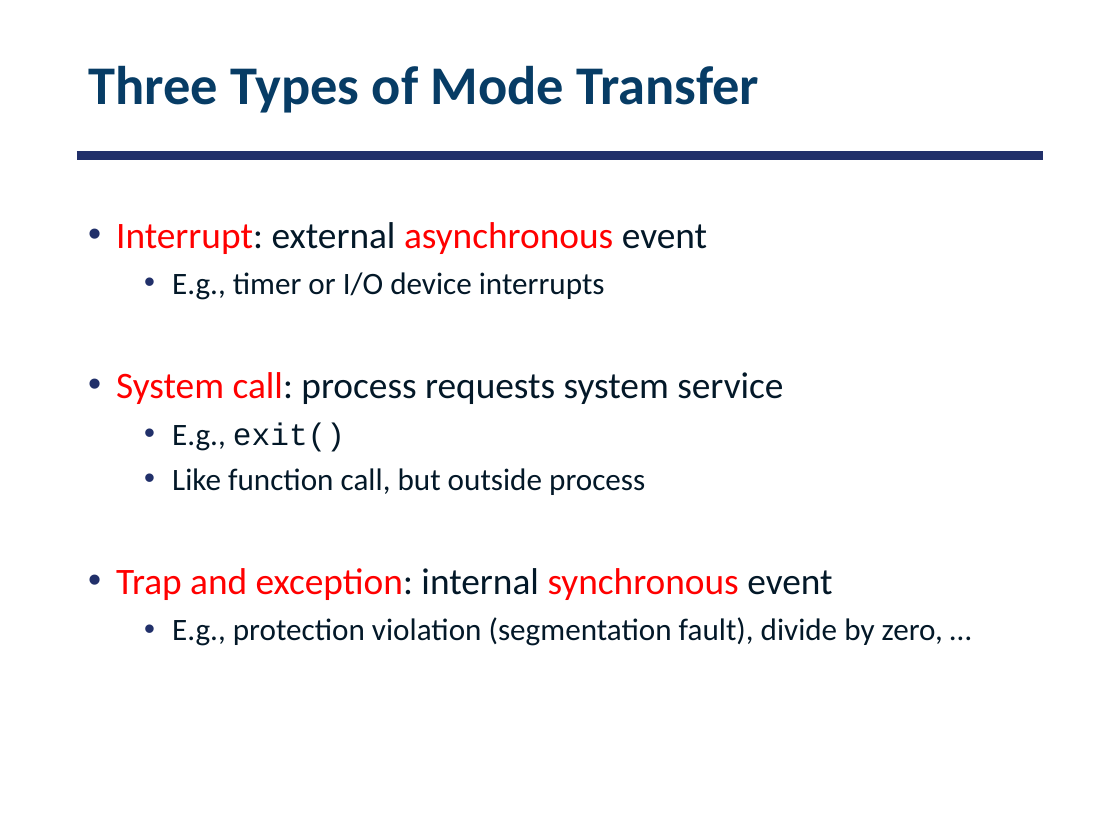
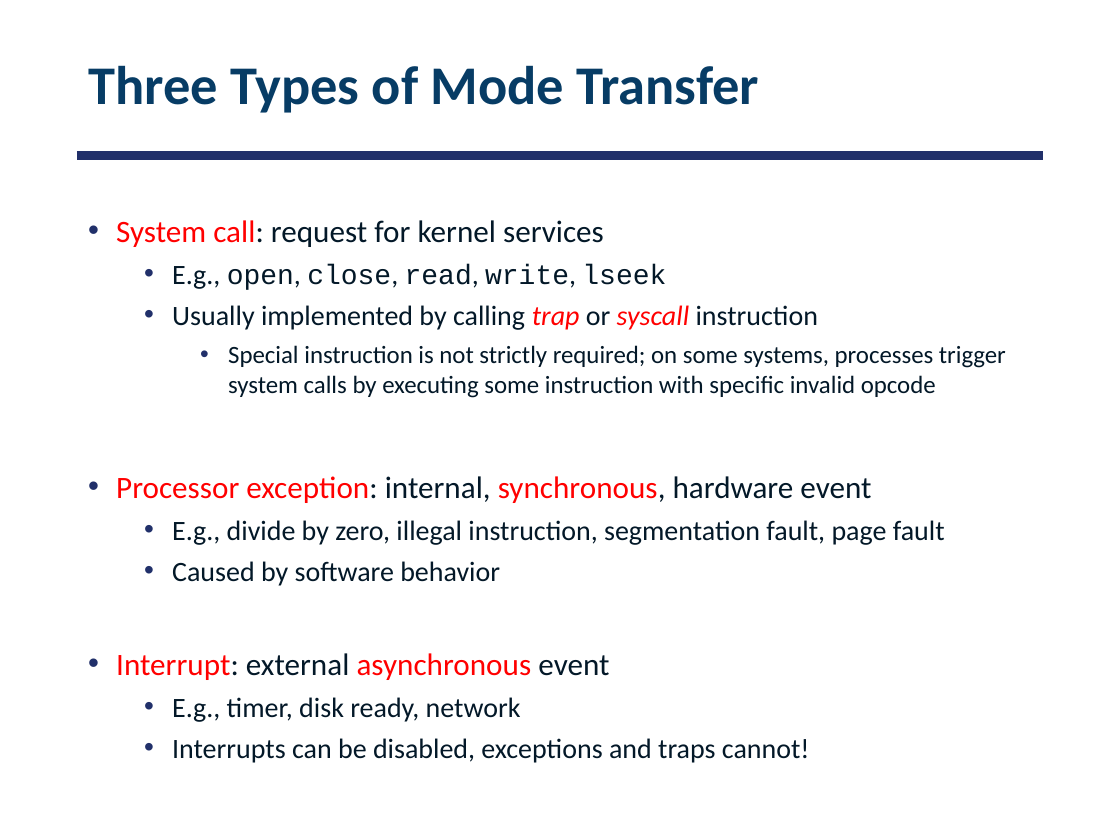
Before and after one commit to smajidzahedi/ECE350, a slide deck: slide 51 of 02-concepts.pptx. Drawn at 1120x840 pixels with LibreOffice and Linux fonts; fonts in the diff are those of the drawing. Boxes give left, top, right and bottom in pixels: in the first picture for what was removed or moved away, otherwise in the second. Text is boxed around its words. In the diff, an @@ line names an element or a change of style, - is before the commit and + after.

```diff
--- a/02-concepts.pptx
+++ b/02-concepts.pptx
@@ text at box(116, 220, 1006, 586): paragraphs added @@
+• System call: request for kernel services
+  • E.g., open, close, read, write, lseek
+  • Usually implemented by calling trap or syscall instruction
+    • Special instruction is not strictly required; on some systems, processes trigger system calls by executing some instruction with specific invalid opcode
+• Processor exception: internal, synchronous, hardware event
+  • E.g., divide by zero, illegal instruction, segmentation fault, page fault
+  • Caused by software behavior
@@ text at box(116, 653, 609, 680): size 24 to 20 pt in "Interrupt: external asynchronous event" @@
@@ text at box(172, 697, 810, 763): text changed; size 20 to 18 pt @@
-  • E.g., timer or I/O device interrupts
-• System call: process requests system service
-  • E.g., exit()
-  • Like function call, but outside process
-• Trap and exception: internal synchronous event
-  • E.g., protection violation (segmentation fault), divide by zero, …
+  • E.g., timer, disk ready, network
+  • Interrupts can be disabled, exceptions and traps cannot!
```
Also in this commit, not shown: 11 other slides changed, 1 slide added, 1 slide removed, 21 other files.
